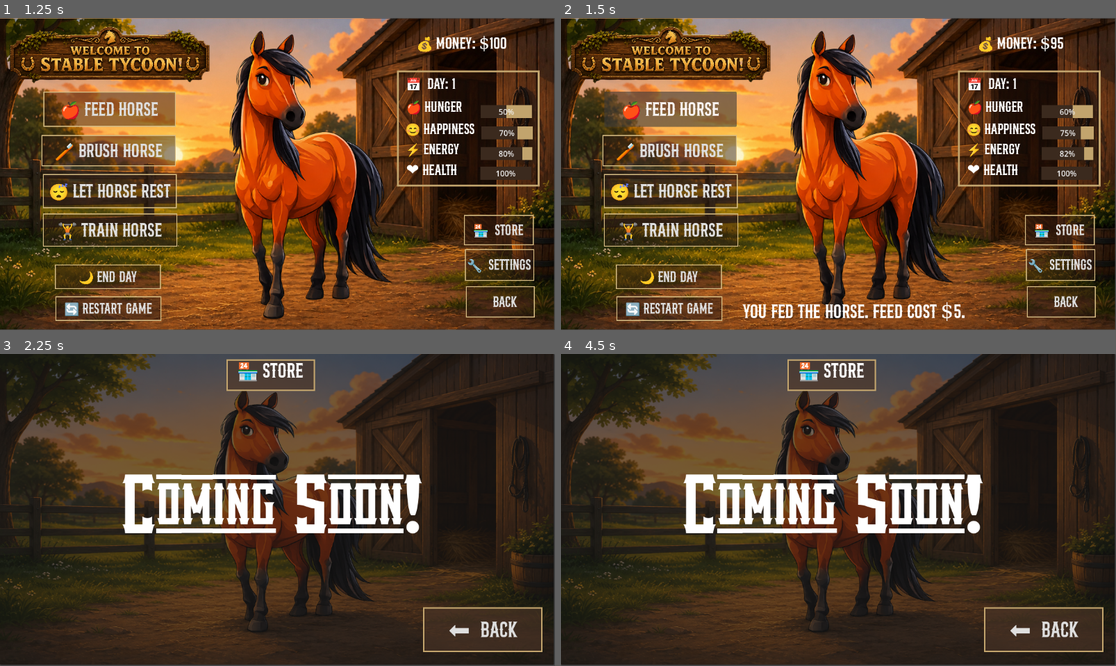
Above: before the commit, frames 1-4 (two rows, left to right).
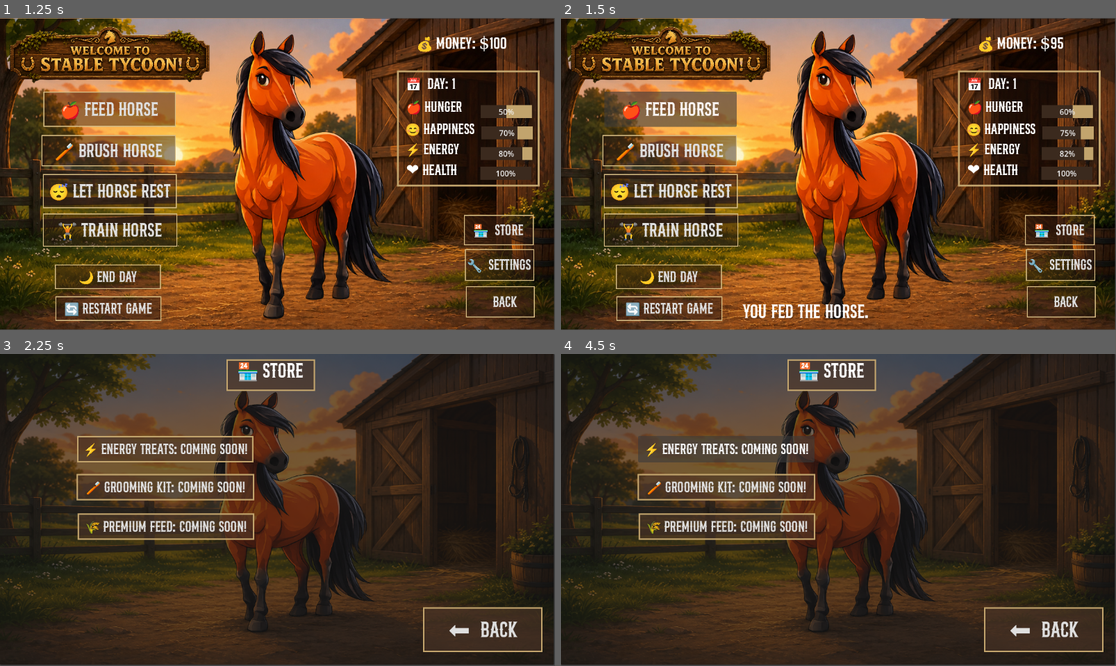
Above: after the commit, the same moments.

Repository: veronica-foltz/stable-tycoon
Game: Godot game, scene res://scenes/title_screen.tscn
The game is run twice, just before and just after one commit, with the same random seed, the same clock (stepped at 60 frames per second) and the same inputs.
Inputs (mouse positions are in pixels of both pictures, inside the frame that each line leads up to):
- Up to frame 1 (1.25 s): click "Start Game" at 0.5 s
- Up to frame 2 (1.5 s): click "🍎 Feed Horse" at 1.25 s
- Up to frame 3 (2.25 s): click "🏪 Store" at 2 s
- Up to frame 4 (4.5 s): click (727, 525) at 2.75 s, where only the run after the commit has a clickable "🌾 Premium Feed: Coming Soon!"; click (727, 488) at 3.5 s, where only the run after the commit has a clickable "🪥 Grooming Kit: Coming Soon!"; click (727, 447) at 4.25 s, where only the run after the commit has a clickable "⚡ Energy Treats: Coming Soon!"

Frame 1 is identical in both runs. In frame 2, 0.4% of the frame differs, in the area x 56-73%, y 91-98%; in frame 3, 9.7%; in frame 4, 10%, in the area x 13-77%, y 26-60%.

Commit message:
store items
added store items

Diff:
--- a/stable-tycoon/scenes/main.gd
+++ b/stable-tycoon/scenes/main.gd
@@ -1,4 +1,6 @@
 extends Control
+
+var premium_feed_unlocked = false
 
 func _ready():
 	update_hunger_label()
@@ -18,16 +20,25 @@
 	if money < 5:
 		update_status(" Not enough money to buy feed.")
 		return
+
 	money -= 5
-	hunger += 10
+
+	if premium_feed_unlocked:
+		hunger += 20
+		update_status(" You used premium feed!")
+	else:
+		hunger += 10
+		update_status(" You fed the horse.")
+
 	happiness += 5
 	energy += 2
-	clamp_stats()
-	update_money_label()
-	update_hunger_label()
-	update_happiness_label()
-	update_energy_label()
-	update_status(" You fed the horse. Feed cost $5.")
+
+	clamp_stats()
+
+	update_money_label()
+	update_hunger_label()
+	update_happiness_label()
+	update_energy_label()
 	update_horse_state()
 
 @onready var horse_animated_sprite = $HorseAnimatedSprite
--- a/stable-tycoon/scenes/store_screen.gd
+++ b/stable-tycoon/scenes/store_screen.gd
@@ -13,3 +13,15 @@
 
 func _on_back_button_pressed() -> void:
 	get_tree().change_scene_to_file("res://scenes/main.tscn")
+
+func _on_better_feed_button_pressed():
+
+	print("Bought Better Feed")
+
+func _on_grooming_kit_button_pressed():
+
+	print("Bought Grooming Kit")
+
+func _on_energy_treat_button_pressed():
+
+	print("Bought Energy Treats")
--- a/stable-tycoon/scenes/store_screen.tscn
+++ b/stable-tycoon/scenes/store_screen.tscn
@@ -5,7 +5,7 @@
 [ext_resource type="FontFile" uid="uid://chhb1oen2s5gg" path="res://assets/fonts/Vanilla Whale.otf" id="2_g714b"]
 [ext_resource type="FontFile" uid="uid://cqrg3tjofq1e3" path="res://assets/fonts/BroncoPersonalUse.ttf" id="3_6yotf"]
 
-[sub_resource type="StyleBoxFlat" id="StyleBoxFlat_7rjp1"]
+[sub_resource type="StyleBoxFlat" id="StyleBoxFlat_wq32e"]
 bg_color = Color(0.2901961, 0.20392157, 0.14901961, 0.627451)
 border_width_left = 3
 border_width_top = 3
@@ -13,7 +13,15 @@
 border_width_bottom = 3
 border_color = Color(0.7607843, 0.6431373, 0.42745098, 1)
 
-[sub_resource type="StyleBoxFlat" id="StyleBoxFlat_wq32e"]
+[sub_resource type="StyleBoxFlat" id="StyleBoxFlat_6yotf"]
+bg_color = Color(0.2901961, 0.20392157, 0.14901961, 0.627451)
+border_width_left = 3
+border_width_top = 3
+border_width_right = 3
+border_width_bottom = 3
+border_color = Color(0.7607843, 0.6431373, 0.42745098, 1)
+
+[sub_resource type="StyleBoxFlat" id="StyleBoxFlat_7rjp1"]
 bg_color = Color(0.2901961, 0.20392157, 0.14901961, 0.627451)
 border_width_left = 3
 border_width_top = 3
@@ -43,6 +51,7 @@
 offset_bottom = 646.0
 
 [node name="ComingSoonLabel" type="Label" parent="." unique_id=924129358]
+visible = false
 layout_mode = 0
 offset_left = 251.0
 offset_top = 224.0
@@ -51,17 +60,6 @@
 theme_override_fonts/font = ExtResource("2_g714b")
 theme_override_font_sizes/font_size = 150
 text = "Coming Soon!"
-
-[node name="BackButton" type="Button" parent="." unique_id=1463727115]
-layout_mode = 0
-offset_left = 878.0
-offset_top = 526.0
-offset_right = 1126.0
-offset_bottom = 619.0
-theme_override_fonts/font = ExtResource("3_6yotf")
-theme_override_font_sizes/font_size = 48
-theme_override_styles/normal = SubResource("StyleBoxFlat_7rjp1")
-text = "⬅  Back"
 
 [node name="TitlePanel" type="Panel" parent="." unique_id=1534644015]
 layout_mode = 0
@@ -81,4 +79,51 @@
 theme_override_font_sizes/font_size = 45
 text = "🏪 Store"
 
+[node name="BetterFeedButton" type="Button" parent="." unique_id=1675458654]
+layout_mode = 0
+offset_left = 161.0
+offset_top = 331.0
+offset_right = 528.0
+offset_bottom = 386.0
+theme_override_fonts/font = ExtResource("3_6yotf")
+theme_override_font_sizes/font_size = 32
+theme_override_styles/normal = SubResource("StyleBoxFlat_6yotf")
+text = "🌾 Premium Feed: Coming Soon!"
+
+[node name="GroomingKitButton" type="Button" parent="." unique_id=1207910330]
+layout_mode = 0
+offset_left = 159.0
+offset_top = 249.0
+offset_right = 528.0
+offset_bottom = 304.0
+theme_override_fonts/font = ExtResource("3_6yotf")
+theme_override_font_sizes/font_size = 32
+theme_override_styles/normal = SubResource("StyleBoxFlat_6yotf")
+text = "🪥 Grooming Kit: Coming Soon!"
+
+[node name="EnergyTreatButton" type="Button" parent="." unique_id=487897942]
+layout_mode = 0
+offset_left = 160.0
+offset_top = 170.0
+offset_right = 526.0
+offset_bottom = 225.0
+theme_override_fonts/font = ExtResource("3_6yotf")
+theme_override_font_sizes/font_size = 32
+theme_override_styles/normal = SubResource("StyleBoxFlat_6yotf")
+text = "⚡ Energy Treats: Coming Soon!"
+
+[node name="BackButton" type="Button" parent="." unique_id=1463727115]
+layout_mode = 0
+offset_left = 878.0
+offset_top = 526.0
+offset_right = 1126.0
+offset_bottom = 619.0
+theme_override_fonts/font = ExtResource("3_6yotf")
+theme_override_font_sizes/font_size = 48
+theme_override_styles/normal = SubResource("StyleBoxFlat_7rjp1")
+text = "⬅  Back"
+
+[connection signal="pressed" from="BetterFeedButton" to="." method="_on_better_feed_button_pressed"]
+[connection signal="pressed" from="GroomingKitButton" to="." method="_on_grooming_kit_button_pressed"]
+[connection signal="pressed" from="EnergyTreatButton" to="." method="_on_energy_treat_button_pressed"]
 [connection signal="pressed" from="BackButton" to="." method="_on_back_button_pressed"]
